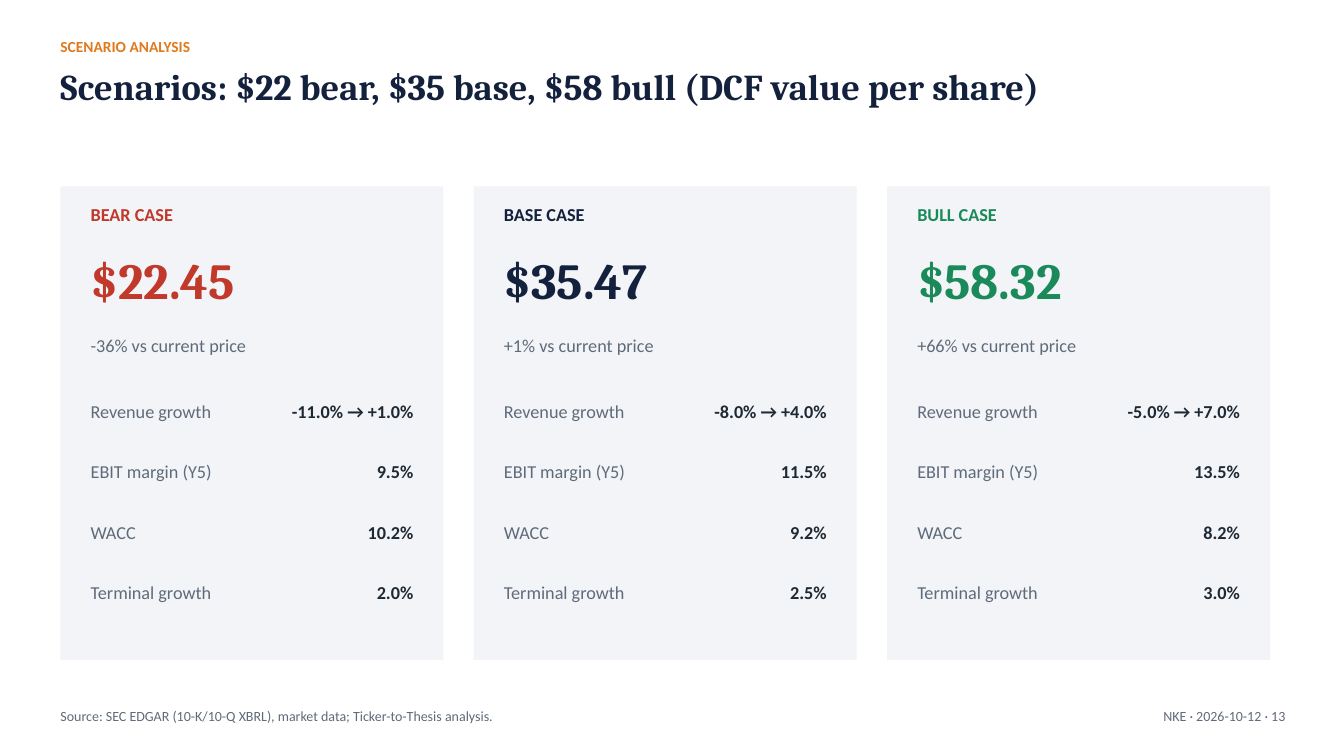
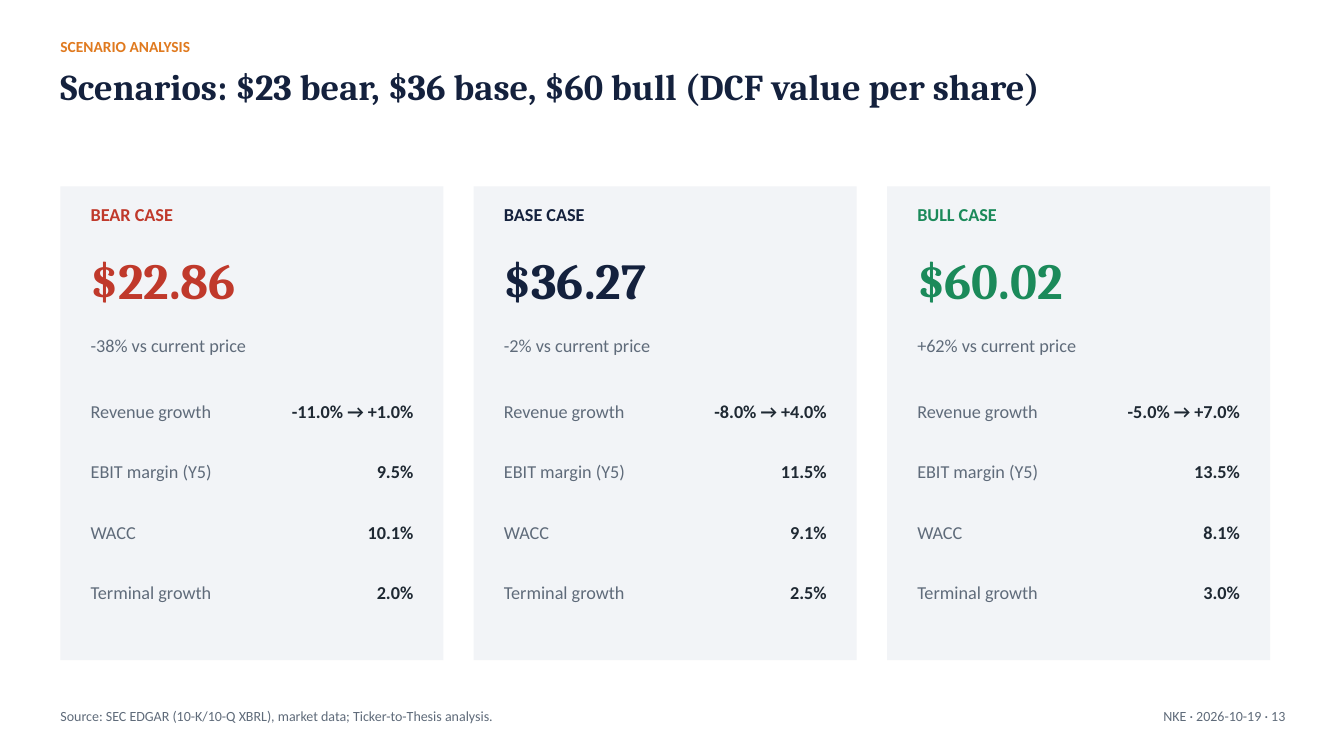
Before and after one commit to Abhishek10-r/ticker-to-thesis, a slide deck: slide 13 of examples/nike/latest/NKE_pitch_deck.pptx. Drawn at 1344x756 pixels with LibreOffice and Linux fonts; fonts in the diff are those of the drawing. Boxes give left, top, right and bottom in pixels: in the first picture for what was removed or moved away, otherwise in the second. Text is boxed around its words. In the diff, an @@ line names an element or a change of style, - is before the commit and + after.

```diff
--- a/examples/nike/latest/NKE_pitch_deck.pptx
+++ b/examples/nike/latest/NKE_pitch_deck.pptx
@@ text at (60, 73, 1040, 108): text changed @@
-Scenarios: $22 bear, $35 base, $58 bull (DCF value per share)
+Scenarios: $23 bear, $36 base, $60 bull (DCF value per share)
@@ text at (91, 261, 236, 303): text changed @@
-$22.45
+$22.86
@@ text at (504, 261, 646, 303): text changed @@
-$35.47
+$36.27
@@ text at (917, 261, 1062, 303): text changed @@
-$58.32
+$60.02
@@ text at (91, 339, 246, 355): text changed @@
--36% vs current price
+-38% vs current price
@@ text at (504, 339, 650, 355): text changed @@
-+1% vs current price
+-2% vs current price
@@ text at (917, 339, 1076, 355): text changed @@
-+66% vs current price
++62% vs current price
@@ text at (368, 526, 414, 539): text changed @@
-10.2%
+10.1%
@@ text at (790, 526, 827, 539): text changed @@
-9.2%
+9.1%
@@ text at (1203, 526, 1240, 539): text changed @@
-8.2%
+8.1%
@@ text at (1163, 711, 1285, 721): text changed @@
-NKE · 2026-10-12 · 13
+NKE · 2026-10-19 · 13
```
Also in this commit, not shown: 14 other slides changed, 4 other files.
